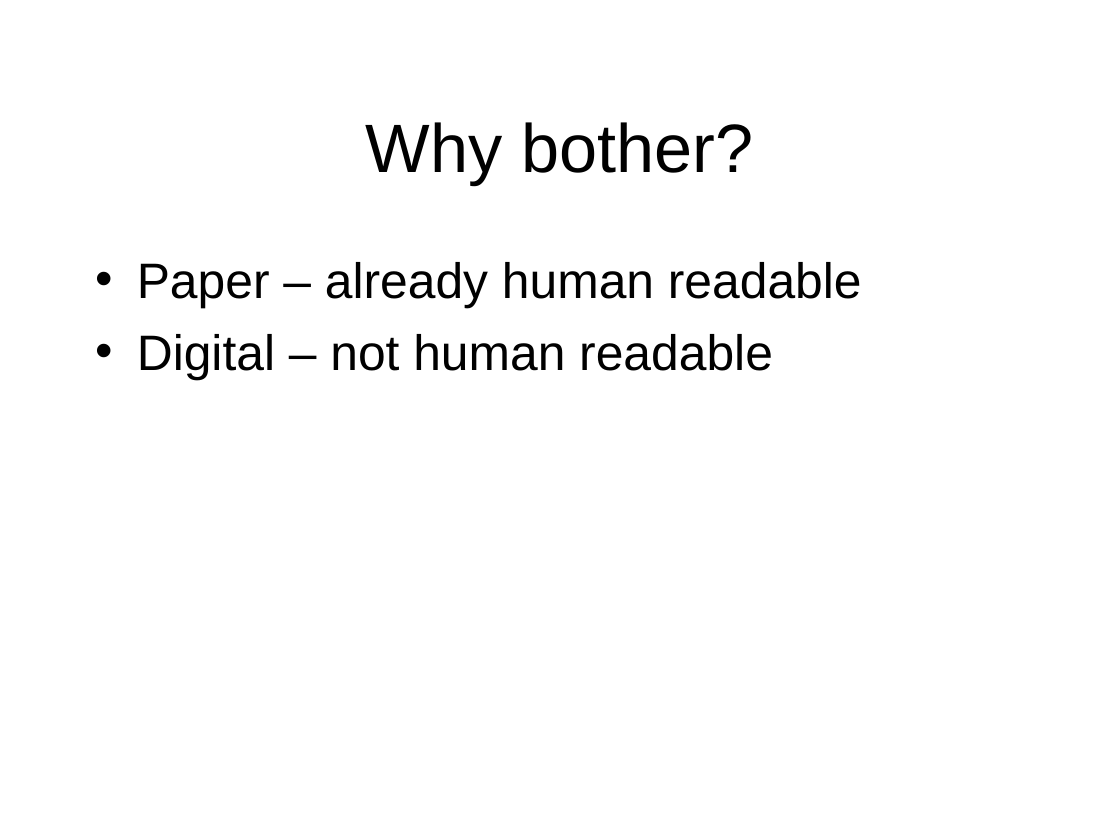
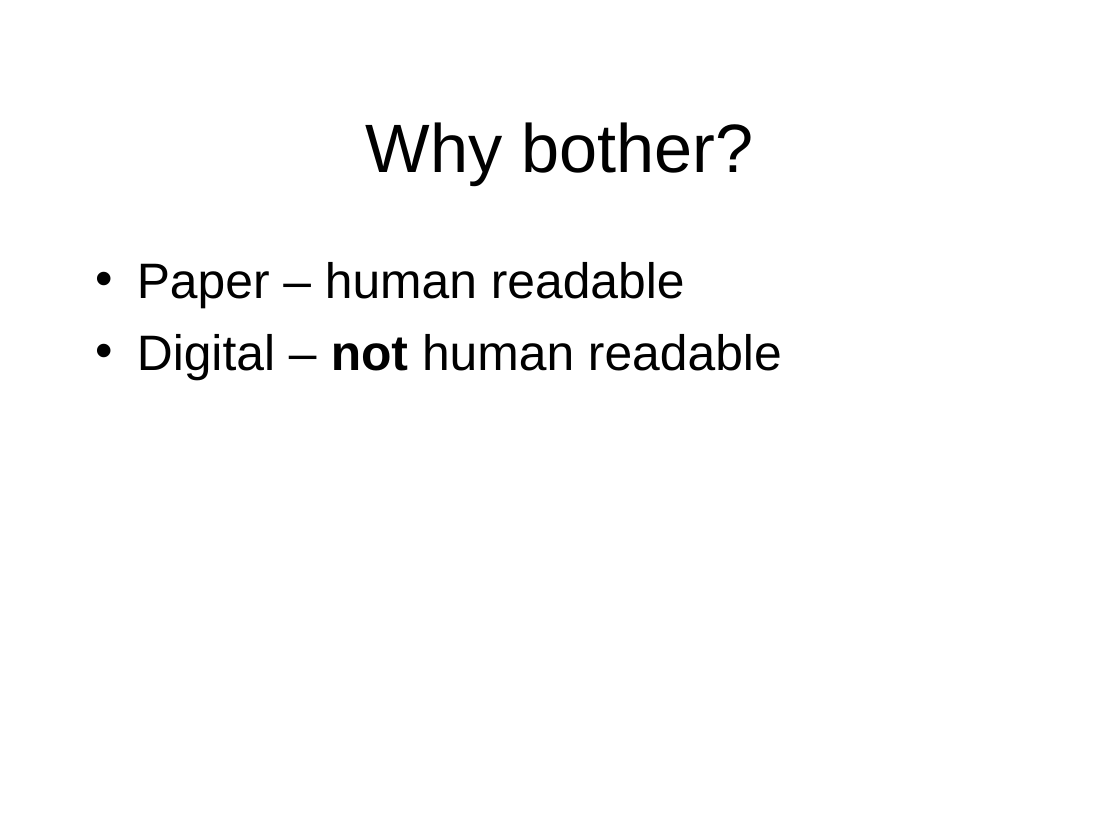
Before and after one commit to toneill/naa, a slide deck: slide 3 of doco/digital-preservation-chris-smart.odp. Drawn at 1120x840 pixels with LibreOffice and Linux fonts; fonts in the diff are those of the drawing; background and template pictures are left out. Boxes give left, top, right and bottom in pixels: in the first picture for what was removed or moved away, otherwise in the second. Text is boxed around its words. In the diff, an @@ line names an element or a change of style, - is before the commit and + after.

```diff
--- a/doco/digital-preservation-chris-smart.odp
+++ b/doco/digital-preservation-chris-smart.odp
@@ text at [137, 262, 685, 308]: text changed @@
-• Paper – already human readable
+• Paper – human readable
@@ text at [137, 334, 782, 380]: bold on in "not" @@
```
Also in this commit, not shown: 13 other slides changed, 2 slides added, 2 slides removed.
